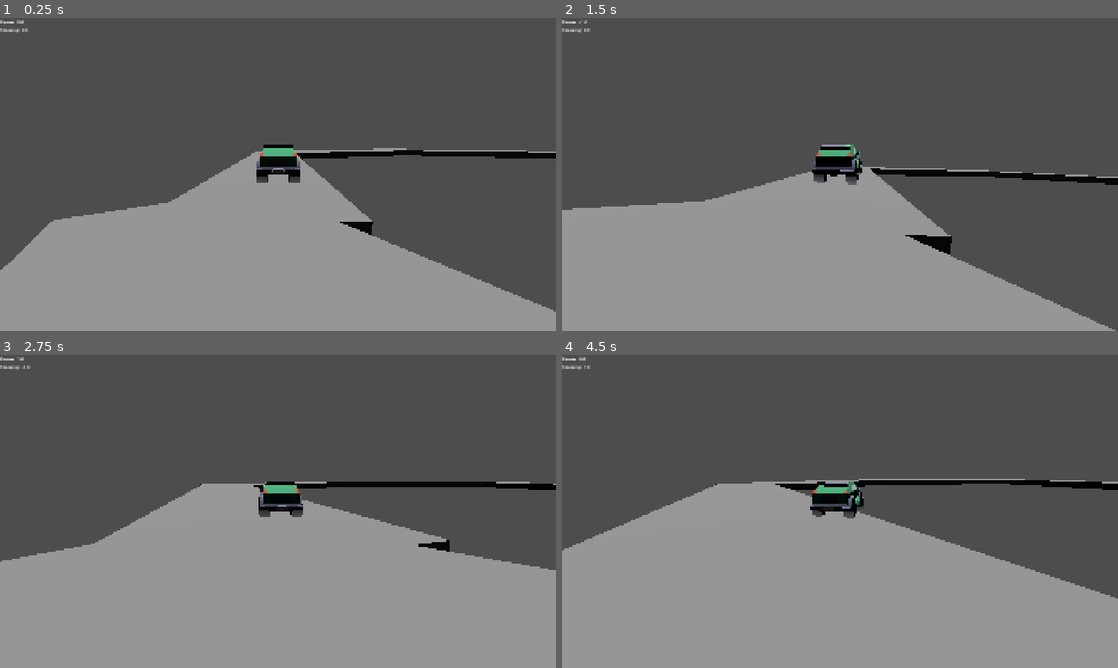
Above: before the commit, frames 1-4 (two rows, left to right).
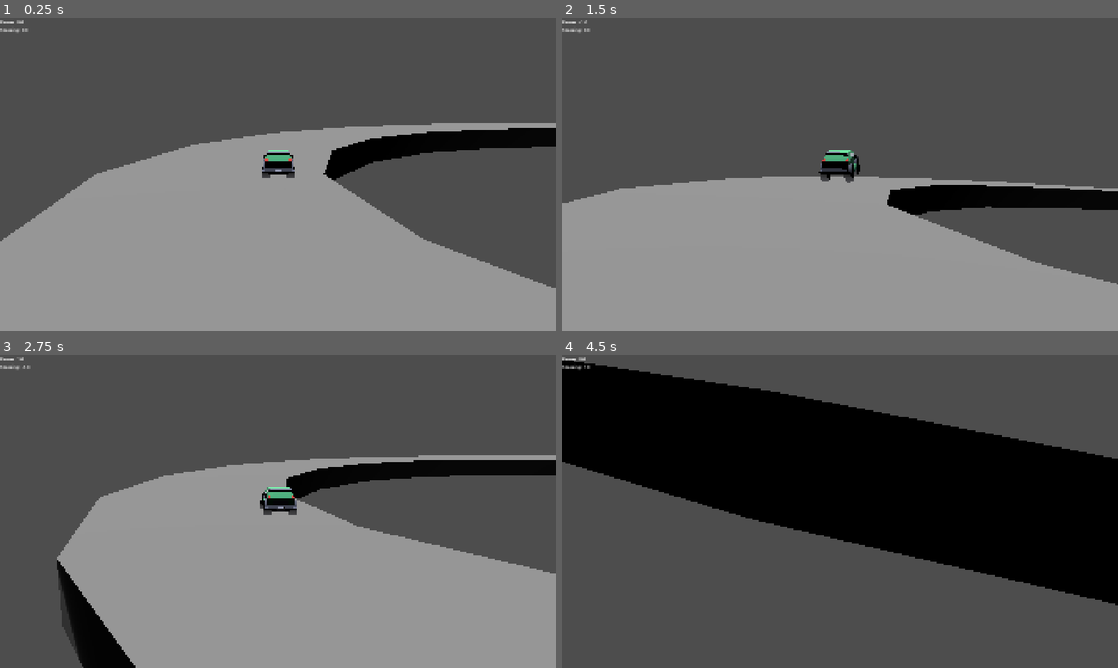
Above: after the commit, the same moments.

Repository: Another-Game-Studio/menu-template
Game: Godot game, scene res://scenes/TestScene.tscn
The game is run twice, just before and just after one commit, with the same random seed, the same clock (stepped at 60 frames per second) and the same inputs. This scene is started directly instead of the project's main scene.
Inputs (mouse positions are in pixels of both pictures, inside the frame that each line leads up to):
- Up to frame 1 (0.25 s): no input
- Up to frame 2 (1.5 s): move the mouse to (867, 174) at 0.52 s; hold Right (right) 0.53-1.28 s; hold Up (gas) 0.53-1.28 s; tap Space (jump) at 0.77 s; move the mouse to (812, 174) at 1.27 s; hold Down (brake) from 1.28 s (still down); tap Up (gas) at 1.35 s
- Up to frame 3 (2.75 s): tap Space (jump) at 1.52 s; move the mouse to (289, 505) at 2.02 s; release Down (brake) at 2.03 s; hold Right (right) from 2.03 s (still down); hold Up (gas) from 2.03 s (still down)
- Up to frame 4 (4.5 s): move the mouse to (834, 517) at 2.77 s; release Up (gas) at 2.78 s; tap Up (gas) at 2.85, 4.35 s; tap Space (jump) at 3.02, 3.77 s; move the mouse to (878, 514) at 3.52 s; release Right (right) at 3.53 s; hold Up (gas) 3.53-4.28 s; hold Left (left) from 3.53 s (still down); move the mouse to (795, 508) at 4.27 s

The runs differ from the first frame. In frame 1, 13% of the frame differs, in the area x 0-100%, y 33-94%; in frame 2, 11%; in frame 3, 15%; in frame 4, 79%, in the area x 0-100%, y 1-100%.

Commit message:
Adds a cleaner first circuit

Diff:
--- a/scenes/TestScene.tscn
+++ b/scenes/TestScene.tscn
@@ -4,36 +4,6 @@
 [ext_resource type="Script" uid="uid://d4nj1ysissjg4" path="res://scenes/gui.gd" id="2_rlkm5"]
 
 [node name="TestScene" type="Node3D"]
-
-[node name="CSGBox3D" type="CSGBox3D" parent="."]
-transform = Transform3D(1, 0, 0, 0, 1, 0, 0, 0, 1, 0.685688, -0.579728, 14.6883)
-use_collision = true
-size = Vector3(6.76316, 1, 33.1393)
-
-[node name="CSGBox3D2" type="CSGBox3D" parent="."]
-transform = Transform3D(0.341561, 0, -0.93986, 0, 1, 0, 0.93986, 0, 0.341561, -12.2807, -0.579728, 33.2413)
-use_collision = true
-size = Vector3(6.76316, 1, 33.1393)
-
-[node name="CSGBox3D3" type="CSGBox3D" parent="."]
-transform = Transform3D(-0.327152, 0, -0.944972, 0, 1, 0, 0.944972, 0, -0.327152, -40.1686, -0.579728, 33.2245)
-use_collision = true
-size = Vector3(6.76316, 1, 33.1393)
-
-[node name="CSGBox3D4" type="CSGBox3D" parent="."]
-transform = Transform3D(-0.95874, 0, 0.284283, 0, 1, 0, -0.284283, 0, -0.95874, -49.4373, -0.579728, 1.35028)
-use_collision = true
-size = Vector3(6.76316, 1, 60.8865)
-
-[node name="CSGBox3D5" type="CSGBox3D" parent="."]
-transform = Transform3D(0.0389981, 0, 0.999239, 0, 1, 0, -0.999239, 0, 0.0389981, -27.3015, -0.579728, -25.8168)
-use_collision = true
-size = Vector3(6.76316, 1, 33.4912)
-
-[node name="CSGBox3D6" type="CSGBox3D" parent="."]
-transform = Transform3D(0.827365, 0, 0.561665, 0, 1, 0, -0.561665, 0, 0.827365, -5.66848, -0.579728, -13.7388)
-use_collision = true
-size = Vector3(6.76316, 1, 33.4912)
 
 [node name="Car" parent="." instance=ExtResource("1_2gju5")]
 transform = Transform3D(1, 0, 0, 0, 1, 0, 0, 0, 1, 0, 1.22672, 0)
@@ -53,3 +23,14 @@
 
 [node name="DirectionalLight3D" type="DirectionalLight3D" parent="."]
 transform = Transform3D(0.912357, 0.40939, 0.00220324, 0.000732022, -0.00701299, 0.999975, 0.409395, -0.912333, -0.00669804, 2.75838, 1.32126, 0)
+
+[node name="CSGCylinder3D" type="CSGCylinder3D" parent="."]
+transform = Transform3D(1, 0, 0, 0, 1, 0, 0, 0, 1, -31.9974, 0, 0)
+use_collision = true
+radius = 40.0
+sides = 20
+
+[node name="CSGCylinder3D2" type="CSGCylinder3D" parent="CSGCylinder3D"]
+operation = 2
+radius = 30.0
+sides = 20
--- a/scenes/car/car.gd
+++ b/scenes/car/car.gd
@@ -2,7 +2,7 @@
 extends VehicleBody3D
 class_name Car
 
-const max_torque : int = 300
+const max_torque : int = 500
 const max_RPM : int = 450
 const turn_speed : float = 3.0
 const turn_amount : float = 0.3
--- a/scenes/car/car.tscn
+++ b/scenes/car/car.tscn
@@ -247,17 +247,14 @@
 [node name="CameraArm" type="SpringArm3D" parent="."]
 transform = Transform3D(-1, 0, -8.74228e-08, 0, 1, 0, 8.74228e-08, 0, -1, 0, 0, 0)
 collision_mask = 0
-spring_length = 7.5
+spring_length = 20.0
 script = ExtResource("3_x7uf8")
 
 [node name="Camera3D" type="Camera3D" parent="CameraArm"]
 current = true
+fov = 37.8493
 
 [node name="PlayerController" type="Node" parent="."]
 unique_name_in_owner = true
 script = ExtResource("3_rytg7")
 metadata/_custom_type_script = "uid://bhacn2rp1y0dv"
-
-[node name="Barycenter" type="Marker3D" parent="."]
-unique_name_in_owner = true
-transform = Transform3D(1, 0, 0, 0, 1, 0, 0, 0, 1, 0, 0.640381, -0.490654)
